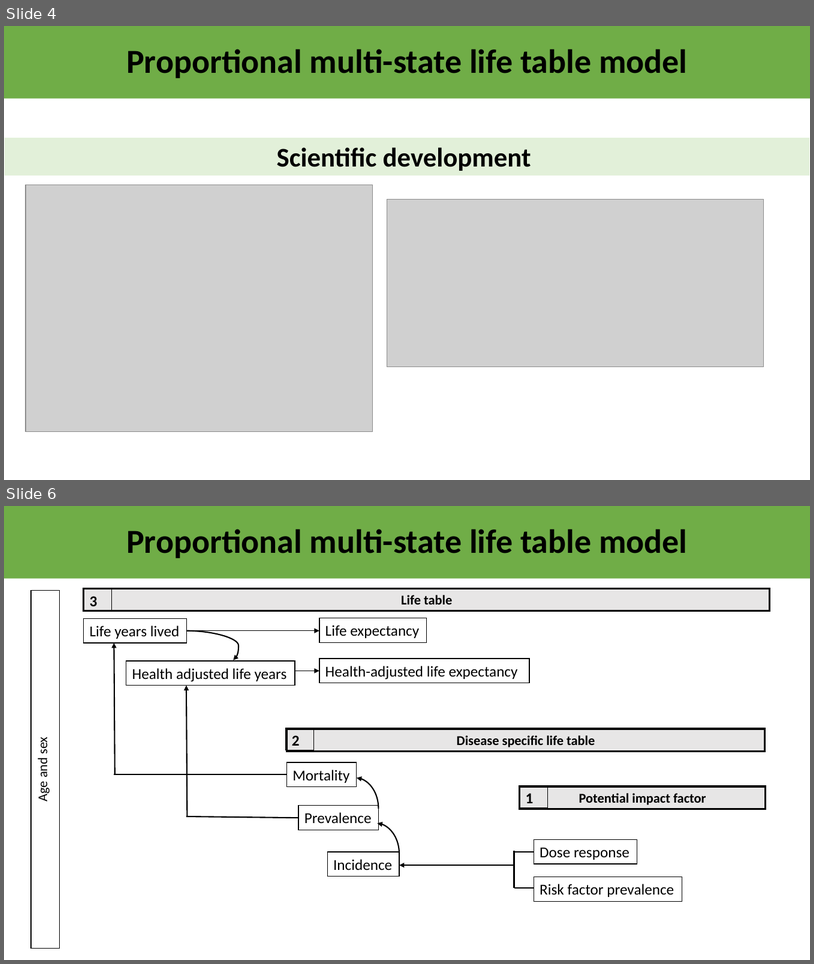
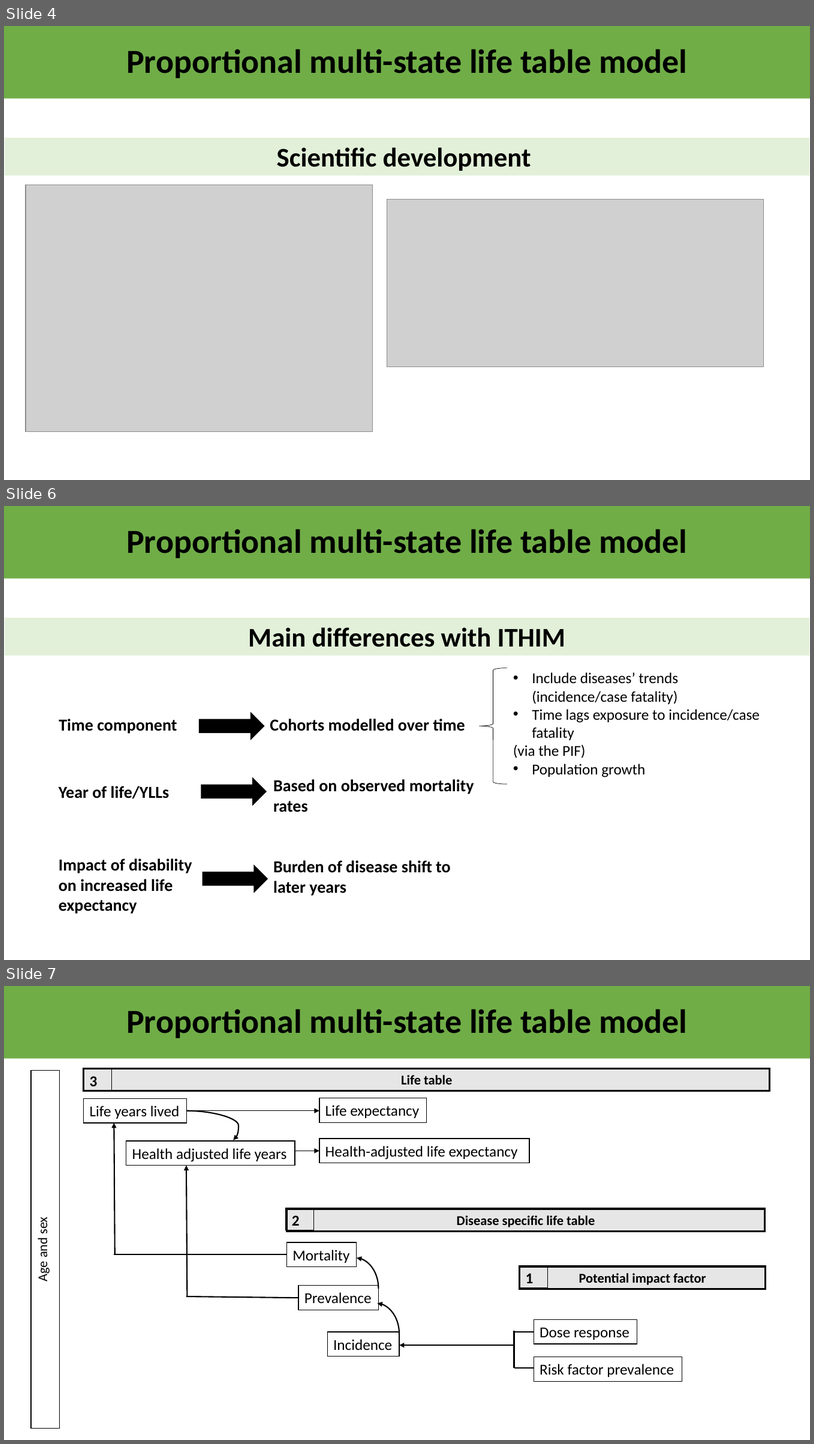
Before and after one commit to ITHIM/ITHIM-R, a slide deck: MSLT/structure/PMSLTframeworkV2.pptx. Shown one above the other, each under a label of ours: slides 4 and 6 before the commit, slides 4, 6 and 7 after it; the slides between them are not shown. The pictures are 814x964 and 814x1444 pixels, drawn with LibreOffice and Linux fonts; fonts in the diff are those of the drawing; grey boxes stand for pictures. Boxes give left, top, right and bottom in pixels: in the first picture for what was removed or moved away, otherwise in the second. Text is boxed around its words. In the diff, an @@ line names an element or a change of style, - is before the commit and + after.

```diff
--- a/MSLT/structure/PMSLTframeworkV2.pptx
+++ b/MSLT/structure/PMSLTframeworkV2.pptx
@@ slide 6 added at box(4, 506, 810, 960), background #FFFFFF @@
@@ title added at box(4, 506, 810, 579), fill #70AD47, 40 pt, text #000000, bold @@
+Proportional multi-state life table model
@@ rectangle added at box(4, 617, 810, 655), fill #E2F0D9, outline #FFFFFF 1 pt, 32 pt, text #000000, bold @@
+Main differences with ITHIM
@@ left brace added at box(479, 667, 507, 784), outline #000000 0.5 pt @@
@@ text added at box(513, 672, 760, 777), 18 pt, text #000000 @@
+• Include diseases’ trends (incidence/case fatality)
+• Time lags exposure to incidence/case fatality
+(via the PIF)
+• Population growth
@@ text added at box(59, 718, 177, 733), 20 pt, text #000000, bold @@
+Time component
@@ right arrow added at box(200, 713, 264, 739), fill #000000, outline #000000 1 pt @@
@@ text added at box(270, 718, 465, 731), 20 pt, text #000000, bold @@
+Cohorts modelled over time
@@ text added at box(59, 786, 170, 799), 20 pt, text #000000, bold @@
+Year of life/YLLs
@@ right arrow added at box(202, 778, 267, 805), fill #000000, outline #000000 1 pt @@
@@ text added at box(273, 779, 474, 812), 20 pt, text #000000, bold @@
+Based on observed mortality rates
@@ text added at box(59, 858, 192, 913), 20 pt, text #000000, bold @@
+Impact of disability on increased life expectancy
@@ right arrow added at box(203, 865, 268, 892), fill #000000, outline #000000 1 pt @@
@@ text added at box(273, 860, 450, 895), 20 pt, text #000000, bold @@
+Burden of disease shift to later years
@@ what was slide 6 is now slide 7 @@
```
Also in this commit, not shown: 8 slides changed, 5 other slides added, 3 slides removed, 8 other files.
